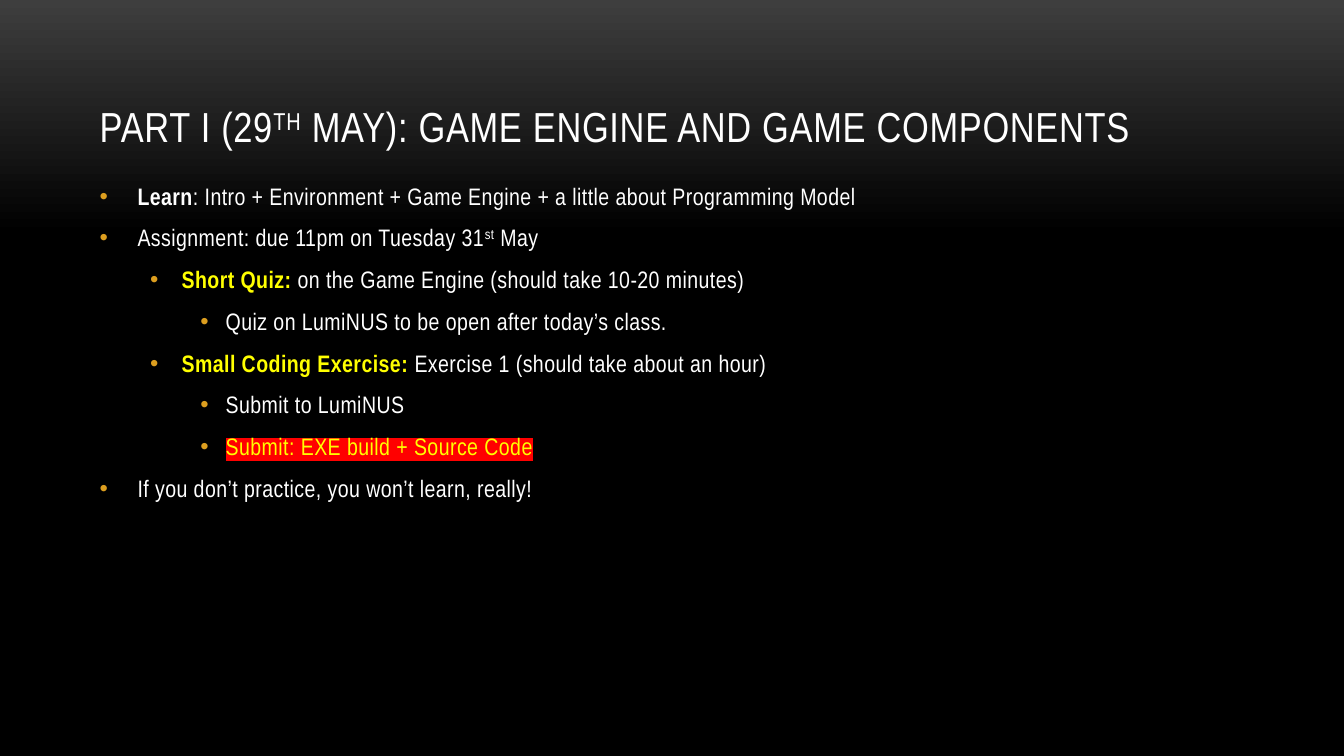
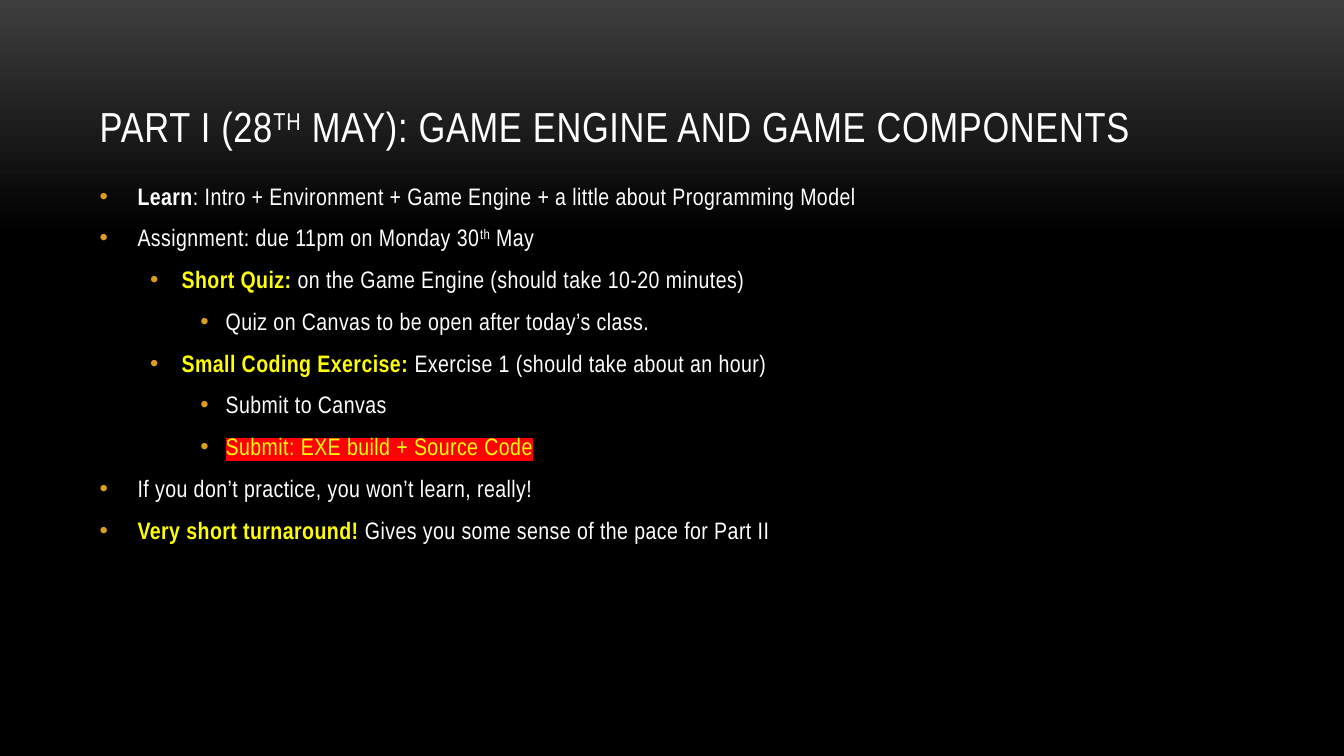
Before and after one commit to myuwbclasses/IntroGameDevelopment, a slide deck: slide 15 of PPT/Intro.pptx (slide 14 before the commit). Drawn at 1344x756 pixels with LibreOffice and Linux fonts; fonts in the diff are those of the drawing; background and template pictures are left out. Boxes give left, top, right and bottom in pixels: in the first picture for what was removed or moved away, otherwise in the second. Text is boxed around its words. In the diff, an @@ line names an element or a change of style, - is before the commit and + after.

```diff
--- a/PPT/Intro.pptx
+++ b/PPT/Intro.pptx
@@ title at (100,111,1130,150): text changed @@
-PART I (29TH MAY): GAME ENGINE AND GAME COMPONENTS
+PART I (28TH MAY): GAME ENGINE AND GAME COMPONENTS
@@ text at (138,228,534,251): text changed @@
-• Assignment: due 11pm on Tuesday 31st May
+• Assignment: due 11pm on Monday 30th May
@@ text at (226,312,649,335): text changed @@
-    • Quiz on LumiNUS to be open after today’s class.
+    • Quiz on Canvas to be open after today’s class.
@@ text at (226,395,386,414): text changed @@
-    • Submit to LumiNUS
+    • Submit to Canvas
@@ text at (138,521,769,544): paragraph added @@
+• Very short turnaround! Gives you some sense of the pace for Part II
```
Also in this commit, not shown: 8 other slides changed, 1 slide added, 2 other files.
